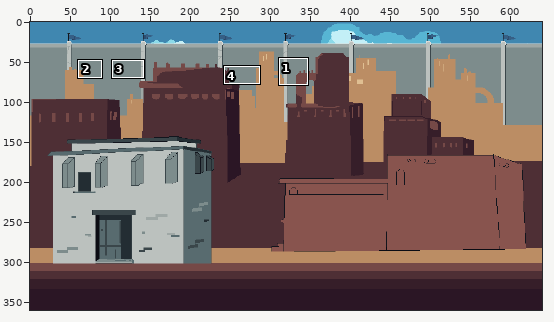
Two versions of one pixel-art file, Personal_Jessica/Entornos/Entrega 8-05/Ciudad-casas.aseprite. Above: a wide view before the commit, with the close-up outlined.
Close-up. Before:
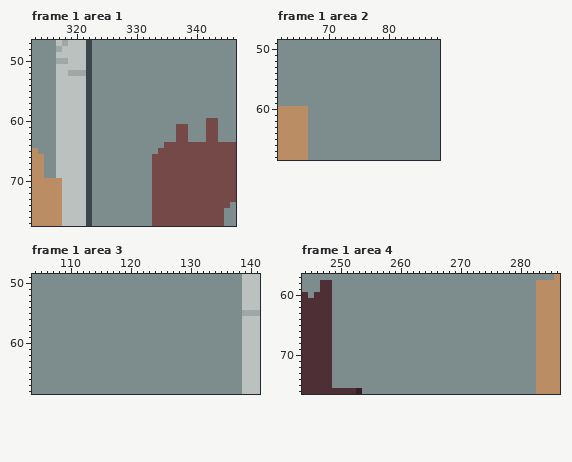
640x360 pixels, 6 frames. Colours within 5 levels of each other are drawn and written as one. Shown: frame 1 area 1: x 313..346, y 47..77; frame 1 area 2: x 62..88, y 49..68; frame 1 area 3: x 104..141, y 49..68; frame 1 area 4: x 244..286, y 57..76. The commit also changed other frames or places, which this record leaves out.
Once edited:
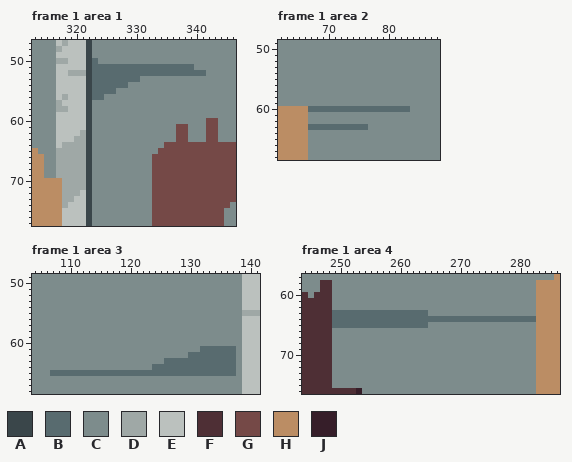
Palette (. is transparent): A #3a464a  B #586b6f  C #7d8c8c  D #9fa8a6  E #bbc1be  F #4e2f35  G #754947  H #bb8d64  J #361e29
From the commit log: casa tigre
Diff:
Frame 1 area 1, layers "Layer 2", "Layer 1":
y 50: x 323 C -> B
y 51: x 323..339 CCCCCCCCCCCCCCCCC -> BBBBBBBBBBBBBBBBB
y 52: x 323..341 CCCCCCCCCCCCCCCCCCC -> BBBBBBBBBBBBBBBBBBB
y 53: x 323..330 CCCCCCCC -> BBBBBBBB
y 54: x 323..328 CCCCCC -> BBBBBB
y 55: x 323..326 CCCC -> BBBB
y 56: x 318 E -> D; x 323..324 CC -> BB
y 57: x 317 E -> D
y 58: x 317..318 EE -> DD
y 62: x 321 E -> D
y 63: x 320..321 EE -> DD
y 64: x 318..321 EEEE -> DDDD
y 65..69: x 317..321 EEEEE -> DDDDD
y 70..71: x 318..321 EEEE -> DDDD
y 72: x 318..320 EEE -> DDD
y 73: x 318..319 EE -> DD
y 74: x 318 E -> D
Frame 1 area 2, layer "Layer 1":
y 60: x 67..83 CCCCCCCCCCCCCCCCC -> BBBBBBBBBBBBBBBBB
y 63: x 67..76 CCCCCCCCCC -> BBBBBBBBBB
Frame 1 area 3, layer "Layer 1":
y 61: x 132..137 CCCCCC -> BBBBBB
y 62: x 130..137 CCCCCCCC -> BBBBBBBB
y 63: x 126..137 CCCCCCCCCCCC -> BBBBBBBBBBBB
y 64: x 124..137 CCCCCCCCCCCCCC -> BBBBBBBBBBBBBB
y 65: x 107..137 CCCCCCCCCCCCCCCCCCCCCCCCCCCCCCC -> BBBBBBBBBBBBBBBBBBBBBBBBBBBBBBB
Frame 1 area 4, layer "Layer 1":
y 63: x 249..264 CCCCCCCCCCCCCCCC -> BBBBBBBBBBBBBBBB
y 64: x 249..282 CCCCCCCCCCCCCCCCCCCCCCCCCCCCCCCCCC -> BBBBBBBBBBBBBBBBBBBBBBBBBBBBBBBBBB
y 65: x 249..264 CCCCCCCCCCCCCCCC -> BBBBBBBBBBBBBBBB
